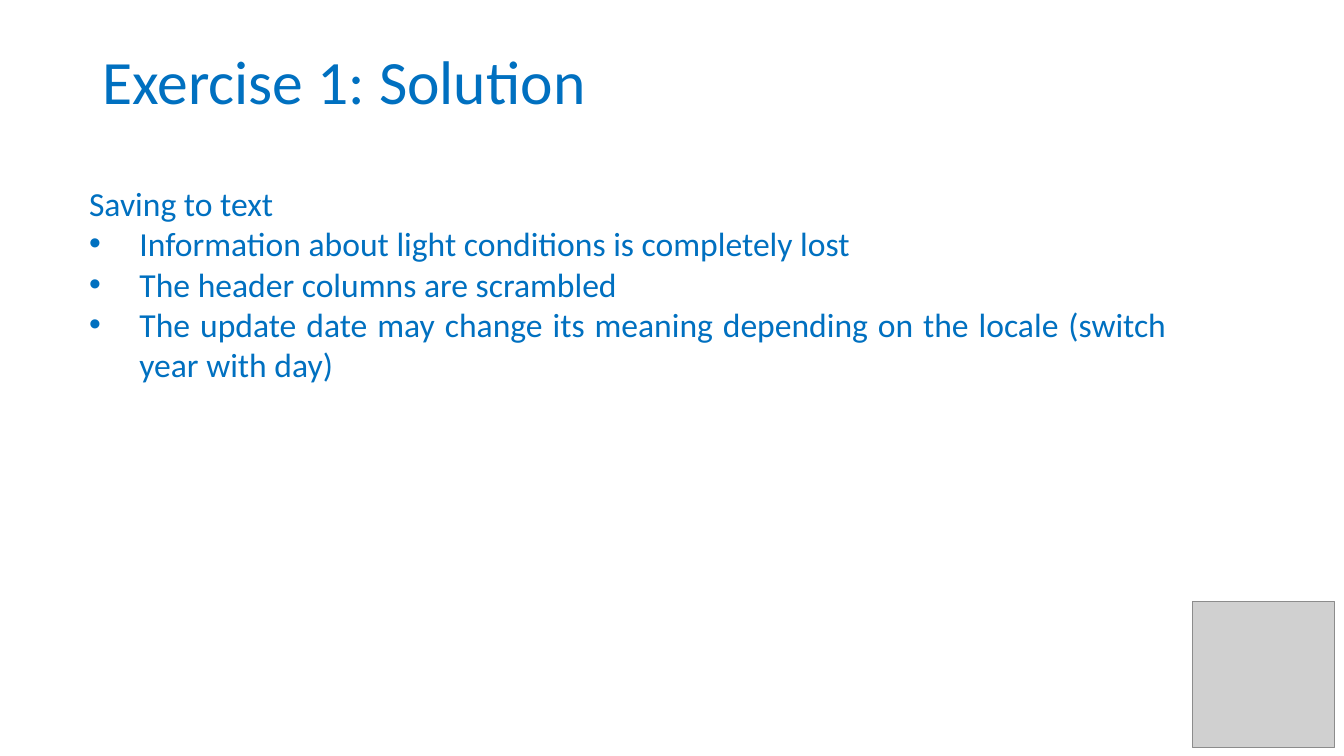
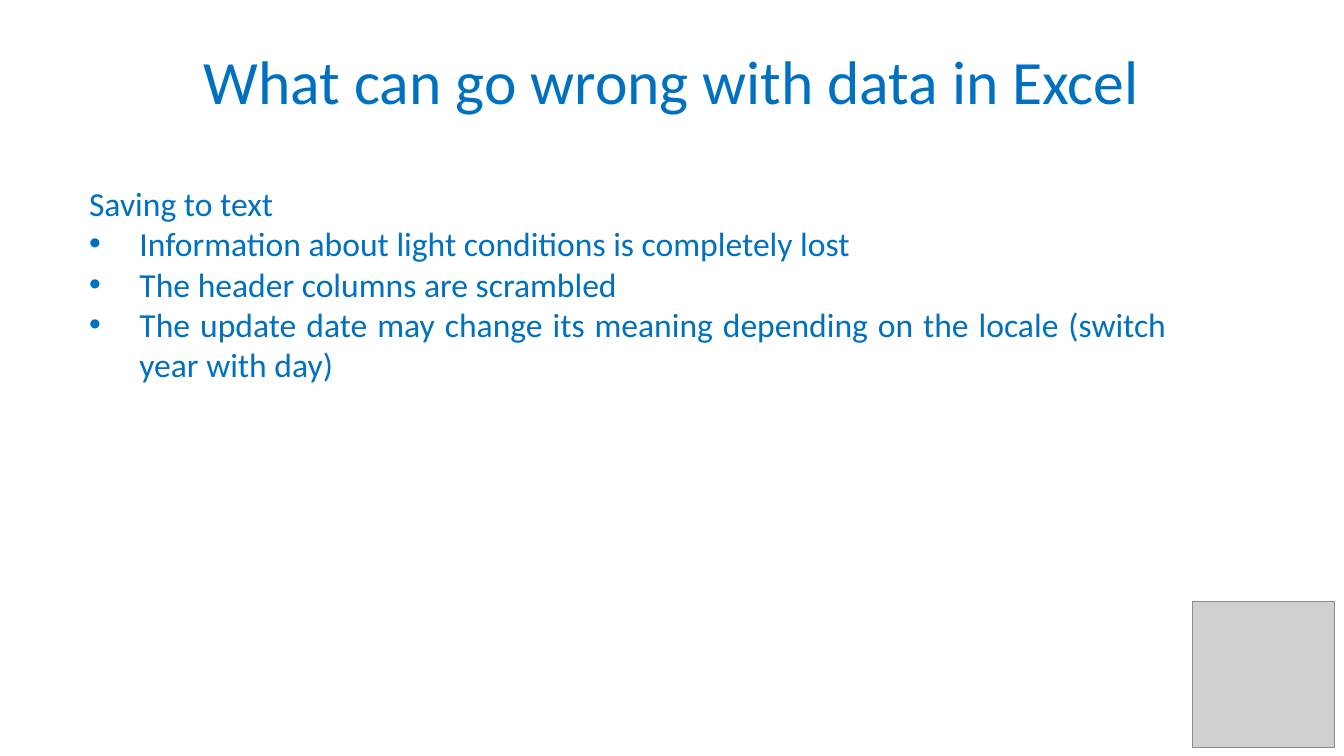
Before and after one commit to tzielins/private-fair-for-busy-biologists, a slide deck: slide 8 of instructors/03_Data-in-excel_v3.3.pptx (slide 9 before the commit). Drawn at 1344x756 pixels with LibreOffice and Linux fonts; fonts in the diff are those of the drawing; grey boxes stand for pictures; background and template pictures are left out. Boxes give left, top, right and bottom in pixels: in the first picture for what was removed or moved away, otherwise in the second. Text is boxed around its words. In the diff, an @@ line names an element or a change of style, - is before the commit and + after.

```diff
--- a/instructors/03_Data-in-excel_v3.3.pptx
+++ b/instructors/03_Data-in-excel_v3.3.pptx
@@ title at (x1=204, y1=61, x2=1139, y2=115): text changed @@
-Exercise 1: Solution
+What can go wrong with data in Excel
```
Also in this commit, not shown: 16 other slides changed, 3 slides removed, 1 other file.
